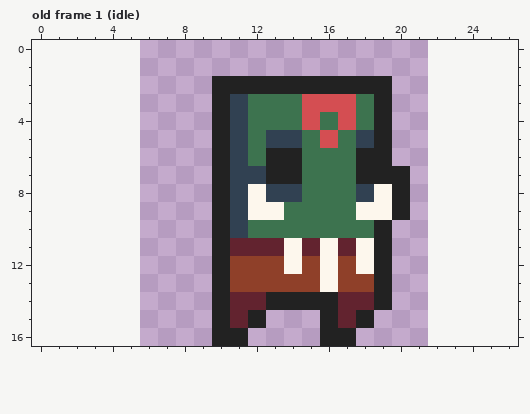
Edited in one commit: pixel-art file (assets/aseprite files/orc_t2.aseprite). That is the earlier state.
16x17 pixels, 8 frames. Shown: old frame 1 (idle). The old version is drawn lined up with the new one, on the new canvas. The commit also changed other frames, which this record leaves out.
After:
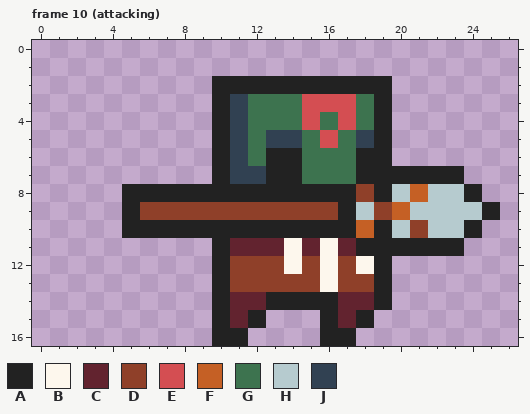
Palette (. is transparent): A #222222  B #fdf7ed  C #62232f  D #8f4029  E #d44e52  F #c56025  G #3d734f  H #b6cbcf  J #314152
A new or re-ordered frame is compared with the old frame closest to it.
The exact change:
canvas 16x17 -> 27x17, the old top-left corner now at 6,0
frames 8 -> 17
--- frame 10 (attacking) is new; against old frame 1 (idle)
@@ x 0..26 @@
  6 ..........AJGAAGGGAA.......
- 7 ..........AJJAAGGGAAA......
- 8 ..........AJBJJGGGJBA......
- 9 ..........AJBBGGGGBBA......
-10 ..........AJGGGGGGGA.......
-11 ..........ACCCBCBCBA.......
+ 7 ..........AJJAAGGGAAAAAA...
+ 8 .....AAAAAAAAAAAAADAHFHHA..
+ 9 .....ADDDDDDDDDDDAHDFHHHHA.
+10 .....AAAAAAAAAAAAAFAHDHHA..
+11 ..........ACCCBCBCAAAAAA...
 12 ..........ADDDBDBDBA.......
Pixel boxes of the changes (left, top, right, bottom) in both pictures:
changed: (122, 166, 500, 256)
